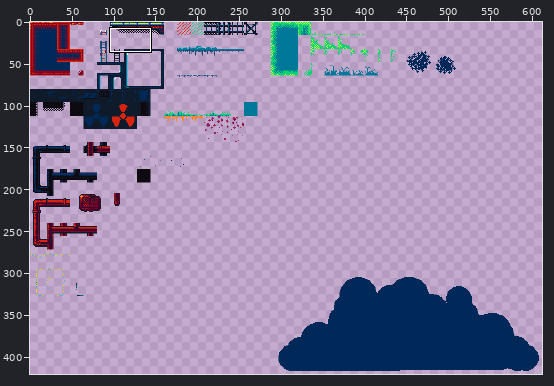
Pixel-art file -- res/atlas/world.aseprite. The first picture is a wide view before the edit; the outline marks the close-up.
Close-up. Old version:
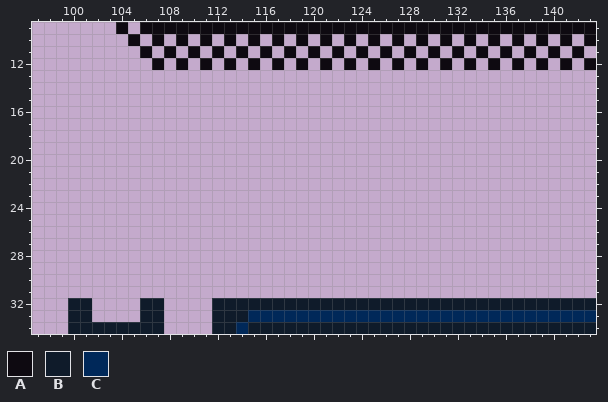
640x512 pixels, 1 frame. Shown: x 97..143, y 9..34. The wide view leaves out empty margins.
Palette (. is transparent): A #0e0a11  B #0f1b2a  C #002859
Pixels before, first column x 100:
 9 ....A.AAAAAAAAAAAAAAAAAAAAAAAAAAAAAAAAAAAAAA
10 .....A.A.A.A.A.A.A.A.A.A.A.A.A.A.A.A.A.A.A.A
11 ......A.A.A.A.A.A.A.A.A.A.A.A.A.A.A.A.A.A.A.
12 .......A.A.A.A.A.A.A.A.A.A.A.A.A.A.A.A.A.A.A
13 ............................................
14 ............................................
15 ............................................
16 ............................................
17 ............................................
18 ............................................
19 ............................................
20 ............................................
21 ............................................
22 ............................................
23 ............................................
24 ............................................
25 ............................................
26 ............................................
27 ............................................
28 ............................................
29 ............................................
30 ............................................
31 ............................................
32 BB....BB....BBBBBBBBBBBBBBBBBBBBBBBBBBBBBBBB
33 BB....BB....BBBCCCCCCCCCCCCCCCCCCCCCCCCCCCCC
34 BBBBBBBB....BBCBBBBBBBBBBBBBBBBBBBBBBBBBBBBB
Once edited:
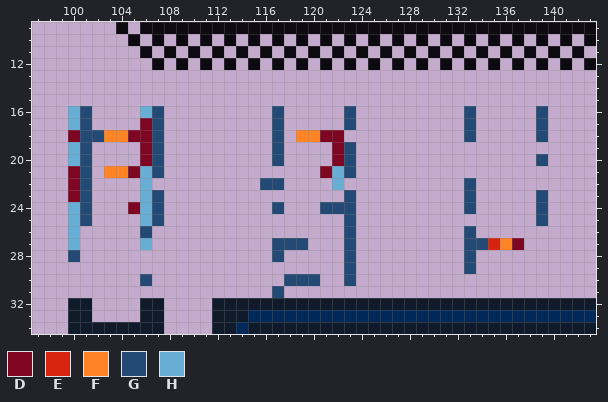
Colours new in this view: D #7f0622  E #d62411  F #ff8426  G #234975  H #68aed4
Diff:
Changed rows in their new state; - is an unchanged pixel.
first column x 100:
16 HG----HG---------G-----G---------G-----G
17 HG----DG---------G-----G---------G-----G
18 DGGFFDDG---------G-FFDD----------G-----G
19 HG----DG---------G----DG----------------
20 HG----DG---------G----DG---------------G
21 DG-FFDHG-------------DHG----------------
22 DG----H---------GG----H----------G------
23 DG----HG---------------G---------G-----G
24 HG---DHG---------G---GGG---------G-----G
25 HG----HG---------------G---------------G
26 H-----G----------------G---------G------
27 H-----H----------GGG---G---------GGEFD--
28 G----------------G-----G---------G------
29 -----------------------G---------G------
30 ------G-----------GGG--G----------------
31 -----------------G----------------------
